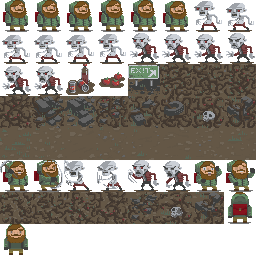
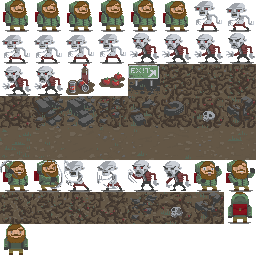
Two versions of the same layered image (256 x 256). Layer-by-layer changes:
painted on "Layer #2" over [left=4, top=30, right=254, bottom=192]
painted on "Layer #1" over [left=4, top=30, right=254, bottom=192]
